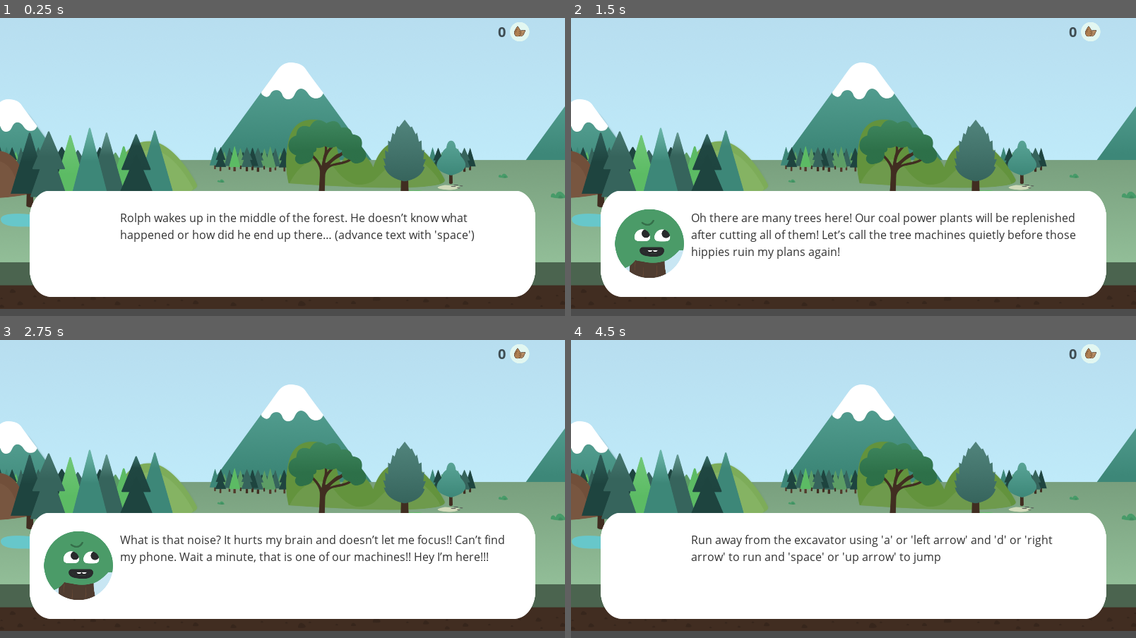
Above: before the commit, frames 1-4 (two rows, left to right).
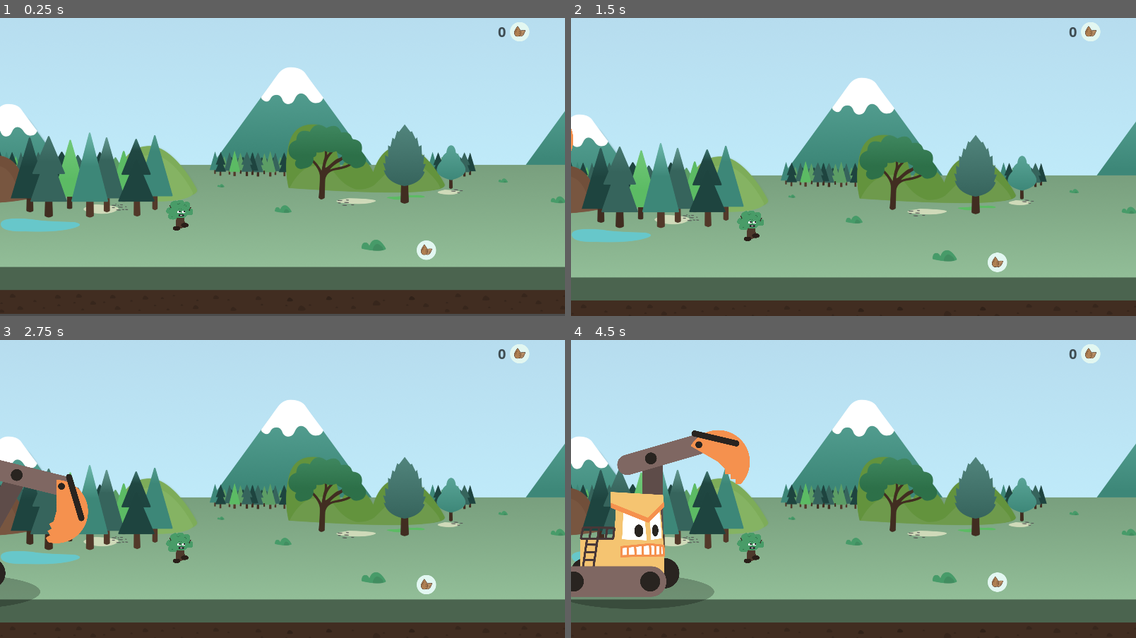
Above: after the commit, the same moments.

Repository: gamesfortrees/rolph_godot
Game: Godot game, scene res://src/Levels/Level1.tscn
Same seed, same stepped clock (60 frames per second), same inputs: the game is played once before the commit and once after it.
Inputs:
- Up to frame 1 (0.25 s): no input
- Up to frame 2 (1.5 s): hold D (move_right) from 0.53 s (still down); tap Space (jump) at 0.6, 0.77, 1.07 s; tap Down (plant) at 1.35 s
- Up to frame 3 (2.75 s): tap Space (jump) at 1.52, 1.55, 1.82, 2.1 s; release D (move_right) at 2.03 s; hold A (move_left) from 2.03 s (still down)
- Up to frame 4 (4.5 s): release A (move_left) at 2.78 s; hold D (move_right) 2.78-4.28 s; tap Down (plant) at 2.85, 4.35 s; tap Space (jump) at 3.02, 3.05, 3.32, 3.6, 3.77, 4.07 s; hold A (move_left) from 4.28 s (still down)

The runs differ from the first frame. In frame 1, 39% of the frame differs, in the area x 0-100%, y 14-100%; in frame 2, 48%; in frame 3, 49%; in frame 4, 51%.
Error in both runs: Trying to assign value of type 'AudioStreamPlayer2D' to a variable of type 'AudioStreamPlayer'. (res://src/Actors/Player.gd:6)

Commit message:
Changes to player. Moved all sprites into an animatedSprite. Improved flipping: put legs into own node so that we can flip the x there, and use animatedSprite.flip_h for flipping the rendering. Changes collision shape to a capsule, so he falls off of corners.

Diff:
--- a/src/Actors/Actor.gd
+++ b/src/Actors/Actor.gd
@@ -3,7 +3,7 @@
 class_name Actor
 
 export var max_speed := Vector2(300.0, 1000.0)
-export var gravity := 3000.0
+export var gravity := 50.0
 var _velocity := Vector2.ZERO
 
 func _physics_process(delta: float) -> void:
--- a/src/Actors/Player.gd
+++ b/src/Actors/Player.gd
@@ -6,51 +6,62 @@
 onready var land_sound: AudioStreamPlayer = get_node("land_sound")
 onready var jump_sound: AudioStreamPlayer = get_node("jump_sound")
 onready var hit_sound: AudioStreamPlayer = get_node("hit_sound")
-onready var default_face: Sprite = get_node("default")
-onready var jumping_face: Sprite = get_node("jump")
 onready var game_controller := get_node("/root/GameController")
+onready var animated_sprite: AnimatedSprite = get_node("AnimatedSprite")
+onready var legs_node: Node = get_node("Legs")
 
-var facing: int = 1
-var current_face: Sprite = default_face
+const MOVE_FORCE = 100
+const MAX_SPEED = 700
+const JUMP_HEIGHT = 1200
+const FRICTION_FACTOR_GROUND = 0.2
+const FRICTION_FACTOR_AIR = 0.05
 
 func _physics_process(delta: float) -> void:
+	var friction_factor = FRICTION_FACTOR_GROUND
+
+	_velocity.y += gravity
+
+	var right := Input.get_action_strength("move_right")
+	var left := Input.get_action_strength("move_left")
+
+	if right > 0:
+		_velocity.x += MOVE_FORCE
+		animated_sprite.flip_h = false
+		legs_node.scale = Vector2(1,1)
+		animated_sprite.play("default")
+	elif left > 0:
+		_velocity.x -= MOVE_FORCE
+		animated_sprite.flip_h = true
+		legs_node.scale = Vector2(-1,1)
+		animated_sprite.play("default")
+	else:
+		_velocity.x = 0
+		friction_factor = FRICTION_FACTOR_AIR
+		animated_sprite.play("scared")
+
+	if is_on_floor() and Input.is_action_just_pressed("jump"):
+		_velocity.y = -JUMP_HEIGHT
+		jump_sound.play()
+
+	if not is_on_floor() and _velocity.y < 0:
+		animated_sprite.play("jump")
+
 	var is_jump_interrupted := Input.is_action_just_released("jump") and _velocity.y < 0.0
-	var direction := get_direction()
-	_velocity = calculate_velocity(_velocity, direction, max_speed, is_jump_interrupted)
-	var was_on_floor := is_on_floor()
+	if is_jump_interrupted:
+		_velocity.y = 0
+
+	# Apply friction
+	_velocity.x = lerp(_velocity.x, 0, friction_factor)
+	_velocity.x = clamp(_velocity.x, -MAX_SPEED, MAX_SPEED)
+
+	animate(_velocity.x) # animate legs
 	_velocity = move_and_slide(_velocity, Vector2.UP)
-	if is_on_floor() and !was_on_floor:
-		land_sound.play()
-	animate(_velocity.x)
-	flip(_velocity.x)
-	swap_face()
-
-func swap_face() -> void:
-	if is_on_floor():
-		if current_face != default_face:
-			default_face.visible = true
-			jumping_face.visible = false
-			current_face = default_face
-	else:
-		if current_face != jumping_face:
-			jumping_face.visible = true
-			default_face.visible = false
-			current_face = jumping_face
 
 func animate(x_speed: float) -> void:
 	if x_speed == 0.0:
 		anim_player.stop()
 	else:
 		anim_player.play("running")
-
-func flip(x_speed: float) -> void:
-	var flip := x_speed < 0.0 && facing == 1 || x_speed > 0.0 && facing == -1
-	if flip:
-		apply_scale(Vector2(-1, 1))
-		if x_speed < 0.0:
-			facing = -1
-		else:
-			facing = 1
 
 func _on_EnemyDetector_area_entered(area: Area2D) -> void:
 	_velocity = calculate_stomp_velocity(_velocity, stomp_impulse)
@@ -59,30 +70,6 @@
 func _on_EnemyDetector_body_entered(body: PhysicsBody2D) -> void:
 	game_controller.player_died()
 
-func get_direction() -> Vector2:
-	var right := Input.get_action_strength("move_right")
-	var left := Input.get_action_strength("move_left")
-	var jump := 1.0
-	if Input.is_action_just_pressed("jump") and is_on_floor():
-		jump = -1.0
-		jump_sound.play()
-	return Vector2(right - left, jump)
-
-func calculate_velocity(
-		linear_velocity: Vector2,
-		direction: Vector2,
-		speed: Vector2,
-		is_jump_interruped: bool
-	) -> Vector2:
-	var new_velocity := linear_velocity
-	new_velocity.x = speed.x * direction.x
-	new_velocity.y += gravity * get_physics_process_delta_time()
-	if direction.y == -1.0:
-		new_velocity.y = speed.y * direction.y
-	if is_jump_interruped:
-		new_velocity.y = 0
-	return new_velocity
-
 func calculate_stomp_velocity(linear_velocity: Vector2, impulse: float) -> Vector2:
 	var new_velocity := linear_velocity
 	new_velocity.y = -impulse
--- a/src/Actors/Player.tscn
+++ b/src/Actors/Player.tscn
@@ -7,9 +7,12 @@
 [ext_resource path="res://assets/sounds/game-land.wav" type="AudioStream" id=5]
 [ext_resource path="res://assets/sounds/game-jump2.wav" type="AudioStream" id=6]
 [ext_resource path="res://assets/sounds/game-jump.wav" type="AudioStream" id=7]
+[ext_resource path="res://assets/rolph/close.png" type="Texture" id=8]
+[ext_resource path="res://assets/rolph/sad.png" type="Texture" id=9]
 
-[sub_resource type="RectangleShape2D" id=1]
-extents = Vector2( 41, 45 )
+[sub_resource type="CapsuleShape2D" id=5]
+radius = 30.6282
+height = 35.2806
 
 [sub_resource type="RectangleShape2D" id=2]
 extents = Vector2( 47, 49 )
@@ -19,7 +22,7 @@
 length = 1.2
 loop = true
 tracks/0/type = "value"
-tracks/0/path = NodePath("foot_left:position")
+tracks/0/path = NodePath("Legs/foot_left:position")
 tracks/0/interp = 1
 tracks/0/loop_wrap = true
 tracks/0/imported = false
@@ -28,10 +31,10 @@
 "times": PoolRealArray( 0, 0.4, 0.8, 1.18564 ),
 "transitions": PoolRealArray( 1, 1, 1, 1 ),
 "update": 0,
-"values": [ Vector2( -10, 48 ), Vector2( -7.15256e-007, 38 ), Vector2( 10, 45 ), Vector2( -10, 48 ) ]
+"values": [ Vector2( -10, 48 ), Vector2( -7.15256e-07, 38 ), Vector2( 10, 45 ), Vector2( -10, 48 ) ]
 }
 tracks/1/type = "value"
-tracks/1/path = NodePath("foot_right:position")
+tracks/1/path = NodePath("Legs/foot_right:position")
 tracks/1/interp = 1
 tracks/1/loop_wrap = true
 tracks/1/imported = false
@@ -40,20 +43,31 @@
 "times": PoolRealArray( 0, 0.4, 0.8, 1.2 ),
 "transitions": PoolRealArray( 1, 1, 1, 1 ),
 "update": 0,
-"values": [ Vector2( 18, 37 ), Vector2( -1.90735e-006, 38 ), Vector2( -7, 40 ), Vector2( 18, 37 ) ]
+"values": [ Vector2( 18, 37 ), Vector2( -1.90735e-06, 38 ), Vector2( -7, 40 ), Vector2( 18, 37 ) ]
 }
-tracks/2/type = "value"
-tracks/2/path = NodePath("default:rotation_degrees")
-tracks/2/interp = 1
-tracks/2/loop_wrap = true
-tracks/2/imported = false
-tracks/2/enabled = true
-tracks/2/keys = {
-"times": PoolRealArray( 0, 0.4, 0.8, 1.2 ),
-"transitions": PoolRealArray( 1, 1, 1, 1 ),
-"update": 0,
-"values": [ 0.0, 4.0, -4.0, 0.0 ]
-}
+
+[sub_resource type="SpriteFrames" id=4]
+animations = [ {
+"frames": [ ExtResource( 3 ) ],
+"loop": false,
+"name": "default",
+"speed": 5.0
+}, {
+"frames": [ ExtResource( 4 ) ],
+"loop": true,
+"name": "jump",
+"speed": 5.0
+}, {
+"frames": [ ExtResource( 8 ) ],
+"loop": true,
+"name": "scared",
+"speed": 5.0
+}, {
+"frames": [ ExtResource( 9 ) ],
+"loop": true,
+"name": "sad",
+"speed": 5.0
+} ]
 
 [node name="Player" type="KinematicBody2D"]
 collision_mask = 8
@@ -61,7 +75,7 @@
 max_speed = Vector2( 800, 1400 )
 
 [node name="CollisionShape2D" type="CollisionShape2D" parent="."]
-shape = SubResource( 1 )
+shape = SubResource( 5 )
 
 [node name="Camera2D" type="Camera2D" parent="."]
 offset = Vector2( 350, 0 )
@@ -88,25 +102,6 @@
 playback_speed = 2.5
 anims/running = SubResource( 3 )
 
-[node name="foot_right" type="Sprite" parent="."]
-position = Vector2( 18, 37 )
-scale = Vector2( 0.275862, 0.275862 )
-texture = ExtResource( 2 )
-
-[node name="default" type="Sprite" parent="."]
-scale = Vector2( 0.227612, 0.227612 )
-texture = ExtResource( 3 )
-
-[node name="jump" type="Sprite" parent="."]
-visible = false
-scale = Vector2( 0.228, 0.228 )
-texture = ExtResource( 4 )
-
-[node name="foot_left" type="Sprite" parent="."]
-position = Vector2( -10, 48 )
-scale = Vector2( 0.275862, 0.275862 )
-texture = ExtResource( 2 )
-
 [node name="land_sound" type="AudioStreamPlayer2D" parent="."]
 stream = ExtResource( 5 )
 
@@ -116,5 +111,21 @@
 
 [node name="hit_sound" type="AudioStreamPlayer2D" parent="."]
 stream = ExtResource( 7 )
+
+[node name="AnimatedSprite" type="AnimatedSprite" parent="."]
+scale = Vector2( 0.228, 0.228 )
+frames = SubResource( 4 )
+
+[node name="Legs" type="Node2D" parent="."]
+
+[node name="foot_right" type="Sprite" parent="Legs"]
+position = Vector2( 18, 37 )
+scale = Vector2( 0.275862, 0.275862 )
+texture = ExtResource( 2 )
+
+[node name="foot_left" type="Sprite" parent="Legs"]
+position = Vector2( -10, 48 )
+scale = Vector2( 0.275862, 0.275862 )
+texture = ExtResource( 2 )
 [connection signal="area_entered" from="EnemyDetector" to="." method="_on_EnemyDetector_area_entered"]
 [connection signal="body_entered" from="EnemyDetector" to="." method="_on_EnemyDetector_body_entered"]
Not shown: 1 places in src/Actors/Player.tscn that only renumber resources
